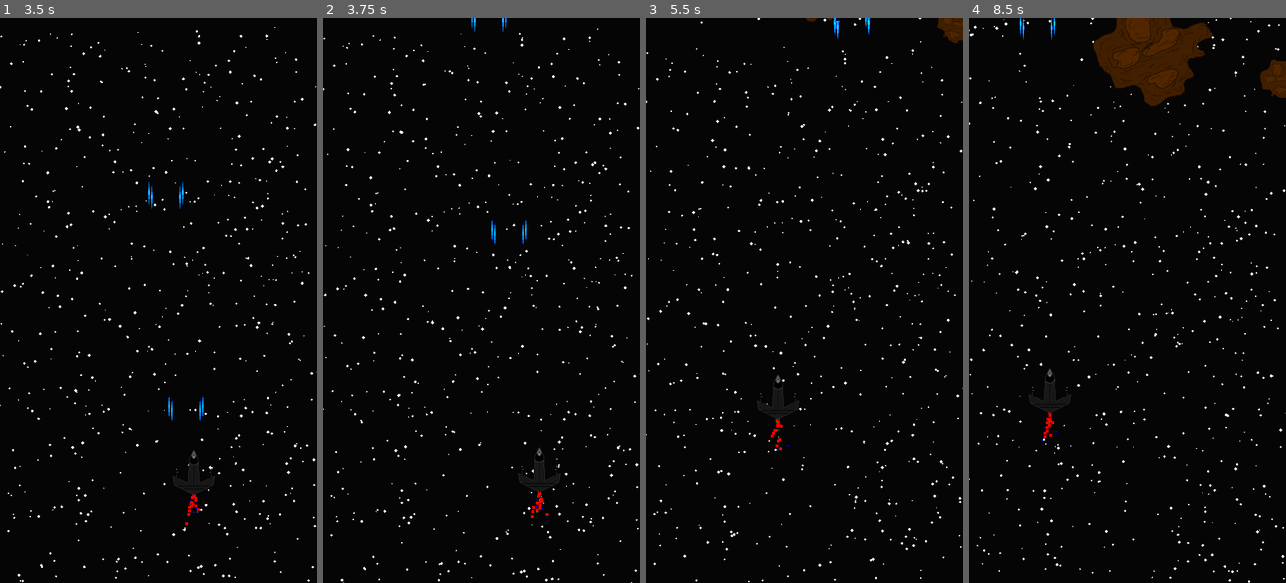
Above: before the commit, frames 1-4 (left to right).
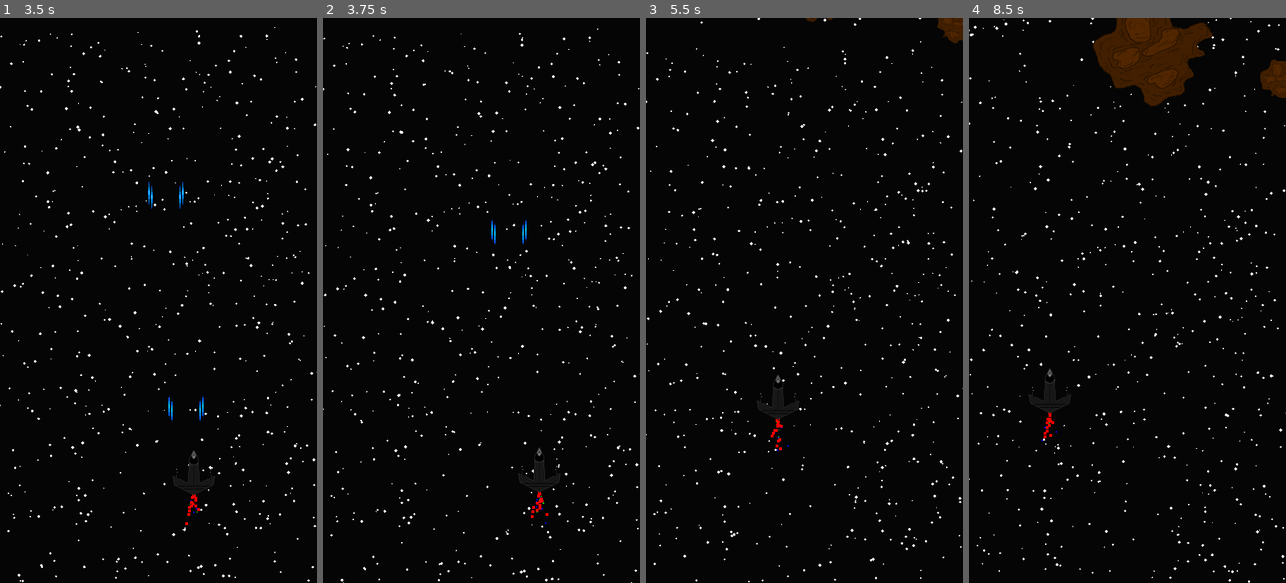
Above: after the commit, the same moments.

Repository: fieryknight2/Spaceshooter2
Game: Godot game, scene res://Menu.tscn
Same seed, same stepped clock (60 frames per second), same inputs: the game is played once before the commit and once after it. Sound files missing from this copy of the repository are replaced by a short silence.
Inputs (mouse positions are in pixels of both pictures, inside the frame that each line leads up to):
- Up to frame 1 (3.5 s): move the mouse to (228, 272) at 0.52 s; hold Right (right) 0.53-1.25 s; hold Space (fire) 0.53-1.25 s; click "Play" at 1.25 s; move the mouse to (95, 328) at 2.02 s; hold Down (down) 2.03-2.78 s; right-click (95, 328) at 2.1 s; move the mouse to (190, 176) at 2.77 s; hold Right (right) from 2.78 s (still down); hold Space (fire) from 2.78 s (still down)
- Up to frame 2 (3.75 s): move the mouse to (465, 413) at 3.52 s; release Right (right) at 3.53 s; release Space (fire) at 3.53 s; hold Up (up) from 3.53 s (still down); right-click (465, 413) at 3.6 s
- Up to frame 3 (5.5 s): move the mouse to (899, 385) at 4.27 s; release Up (up) at 4.28 s; hold Space (fire) 4.28-5.03 s; hold Left (left) from 4.28 s (still down); move the mouse to (709, 215) at 5.02 s; right-click (709, 215) at 5.1 s
- Up to frame 4 (8.5 s): move the mouse to (1143, 300) at 5.77 s; release Left (left) at 5.78 s; hold Down (down) 5.78-6.53 s; hold Space (fire) 5.78-6.53 s; move the mouse to (1079, 159) at 6.52 s; hold Right (right) 6.53-7.28 s; right-click (1079, 159) at 6.6 s; move the mouse to (1197, 272) at 7.27 s; hold Up (up) 7.28-8.03 s; hold Space (fire) 7.28-8.03 s; move the mouse to (1064, 328) at 8.02 s; hold Right (right) from 8.03 s (still down); right-click (1064, 328) at 8.1 s

Frame 1 is identical in both runs. In frame 2, less than 0.1% of the frame differs, in the area x 46-58%, y 0-3%; in frame 3, less than 0.1%; in frame 4, less than 0.1%, in the area x 16-58%, y 0-6%.

Commit message:
Revert "Fixed sound positioning and small bug"
This reverts commit 54698505c7c5b8f955c8bb8195202da91d519aa1.

Diff:
--- a/Menu.tscn
+++ b/Menu.tscn
@@ -910,8 +910,8 @@
 anchor_right = -0.295
 anchor_bottom = 0.395
 margin_left = 34.5
-margin_right = 1774.5
-margin_bottom = 2800.0
+margin_right = 1638.6
+margin_bottom = 2600.0
 __meta__ = {
 "_edit_group_": true
 }
--- a/assets/explosions/explosion.gd
+++ b/assets/explosions/explosion.gd
@@ -12,7 +12,6 @@
 	effects.play()
 	remove_child(effects)
 	get_tree().current_scene.add_child(effects)
-	effects.position = global_position
 
 
 func _on_explosion_animation_finished():
--- a/assets/projectiles/laser-g.gd
+++ b/assets/projectiles/laser-g.gd
@@ -19,7 +19,7 @@
 	position.y -= move_speed * delta
 
 	# make sure projectile is still in view
-	if position.y < -50:
+	if position.y < 50:
 		queue_free()
 
 
Not shown, removed: .DS_Store
